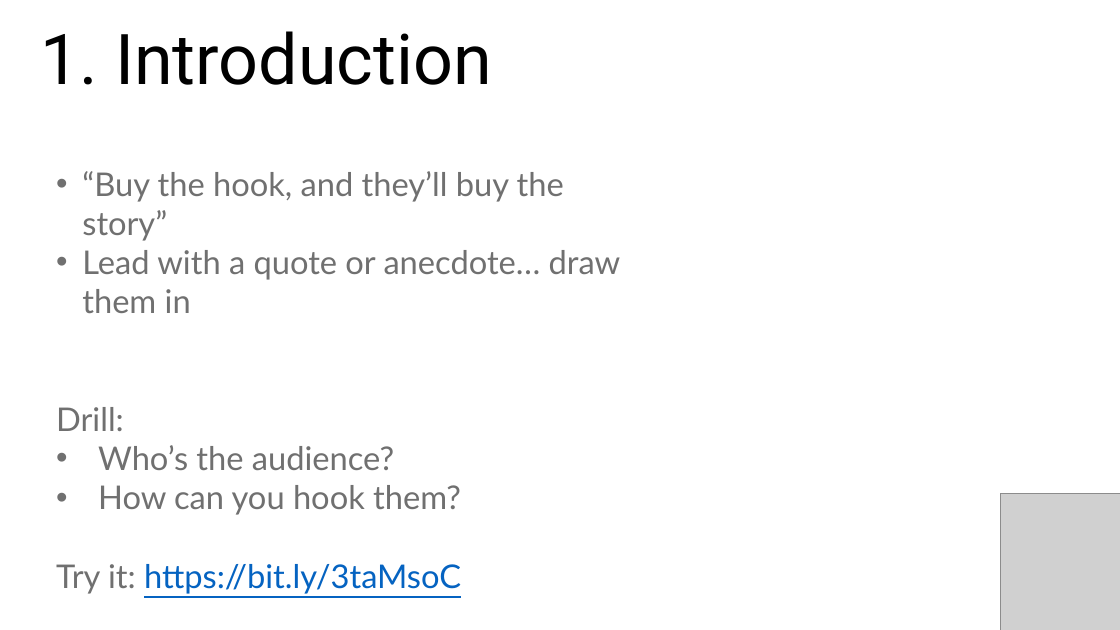
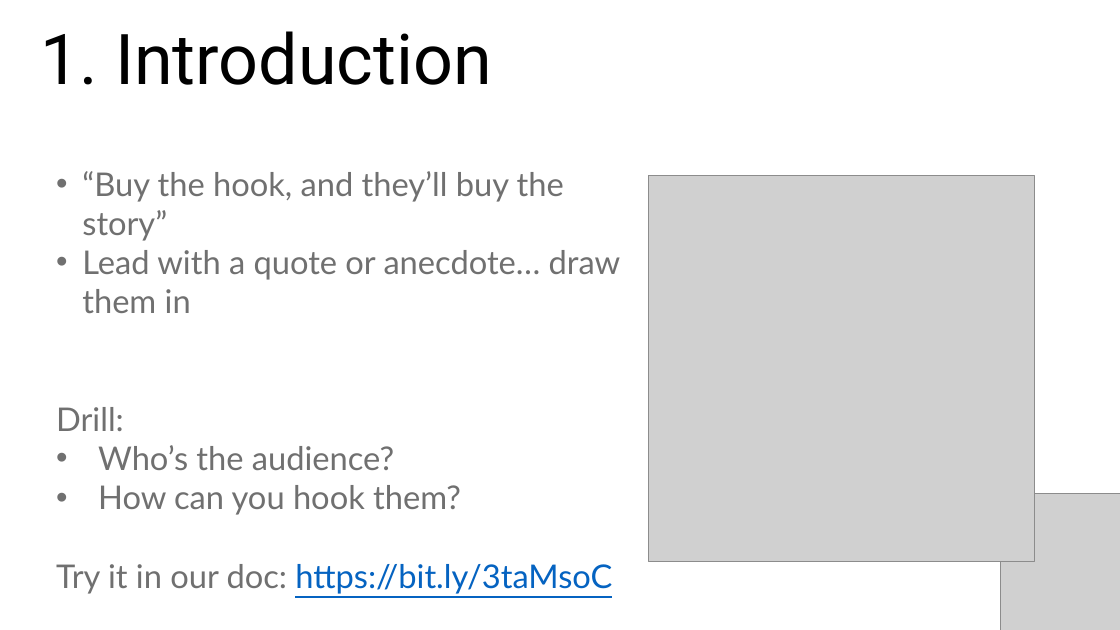
Before and after one commit to stringfestdata/aina-foundations-of-analytics, a slide deck: slide 19 of aina-foundations-of-analytics.pptx. Drawn at 1120x630 pixels with LibreOffice and Linux fonts; fonts in the diff are those of the drawing; grey boxes stand for pictures. Boxes give left, top, right and bottom in pixels: in the first picture for what was removed or moved away, otherwise in the second. Text is boxed around its words. In the diff, an @@ line names an element or a change of style, - is before the commit and + after.

```diff
--- a/aina-foundations-of-analytics.pptx
+++ b/aina-foundations-of-analytics.pptx
@@ picture added at (649,176,1034,561) @@
@@ text at (56,564,612,594): text changed @@
-Try it: https://bit.ly/3taMsoC
+Try it in our doc: https://bit.ly/3taMsoC
```
Also in this commit, not shown: 3 other slides changed, 15 slides added, 1 slide removed, 13 other files.
